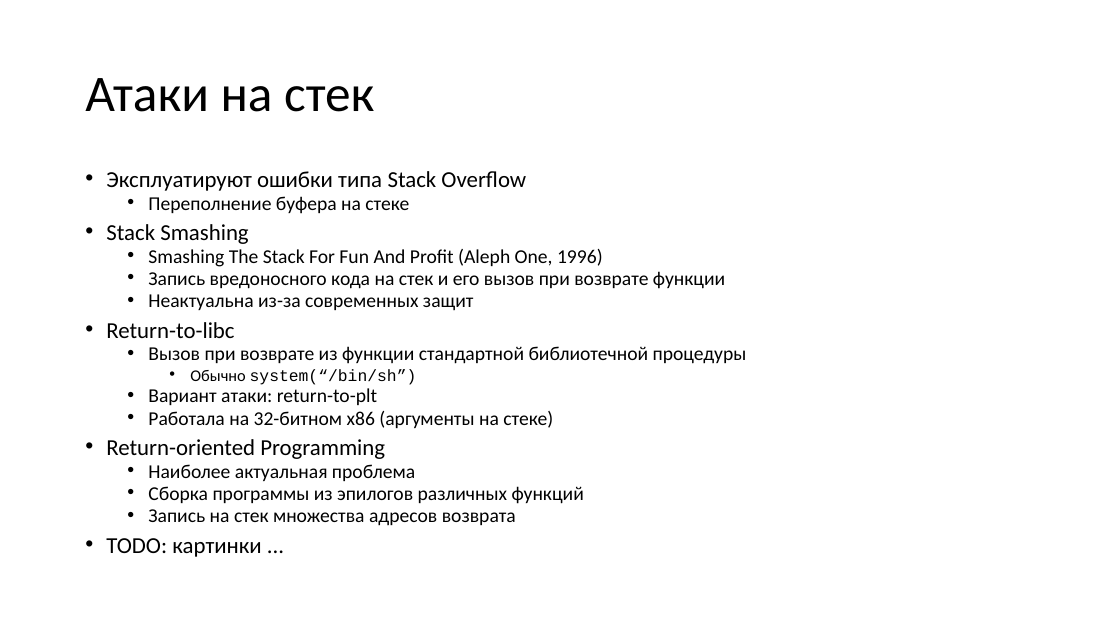
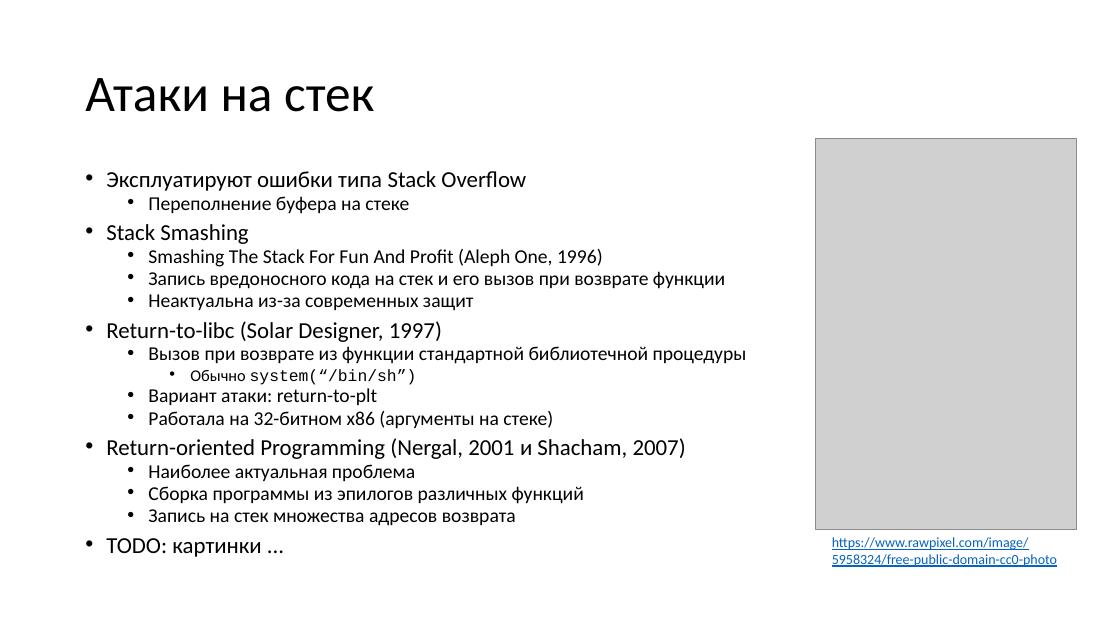
Before and after one commit to yugr/slides, a slide deck: slide 2 of CppZeroCost/2025/RU.pptx. Drawn at 1120x630 pixels with LibreOffice and Linux fonts; fonts in the diff are those of the drawing; grey boxes stand for pictures. Boxes give left, top, right and bottom in pixels: in the first picture for what was removed or moved away, otherwise in the second. Text is boxed around its words. In the diff, an @@ line names an element or a change of style, - is before the commit and + after.

```diff
--- a/CppZeroCost/2025/RU.pptx
+++ b/CppZeroCost/2025/RU.pptx
@@ picture added at (816,138,1077,529) @@
@@ text at (106,321,442,342): text changed @@
-• Return-to-libc
+• Return-to-libc (Solar Designer, 1997)
@@ text at (106,438,686,459): text changed @@
-• Return-oriented Programming
+• Return-oriented Programming (Nergal, 2001 и Shacham, 2007)
@@ text added at (832,537,1057,567), 12 pt, text #0563C1, underline @@
+https://www.rawpixel.com/image/5958324/free-public-domain-cc0-photo
```
Also in this commit, not shown: 3 other slides changed.
